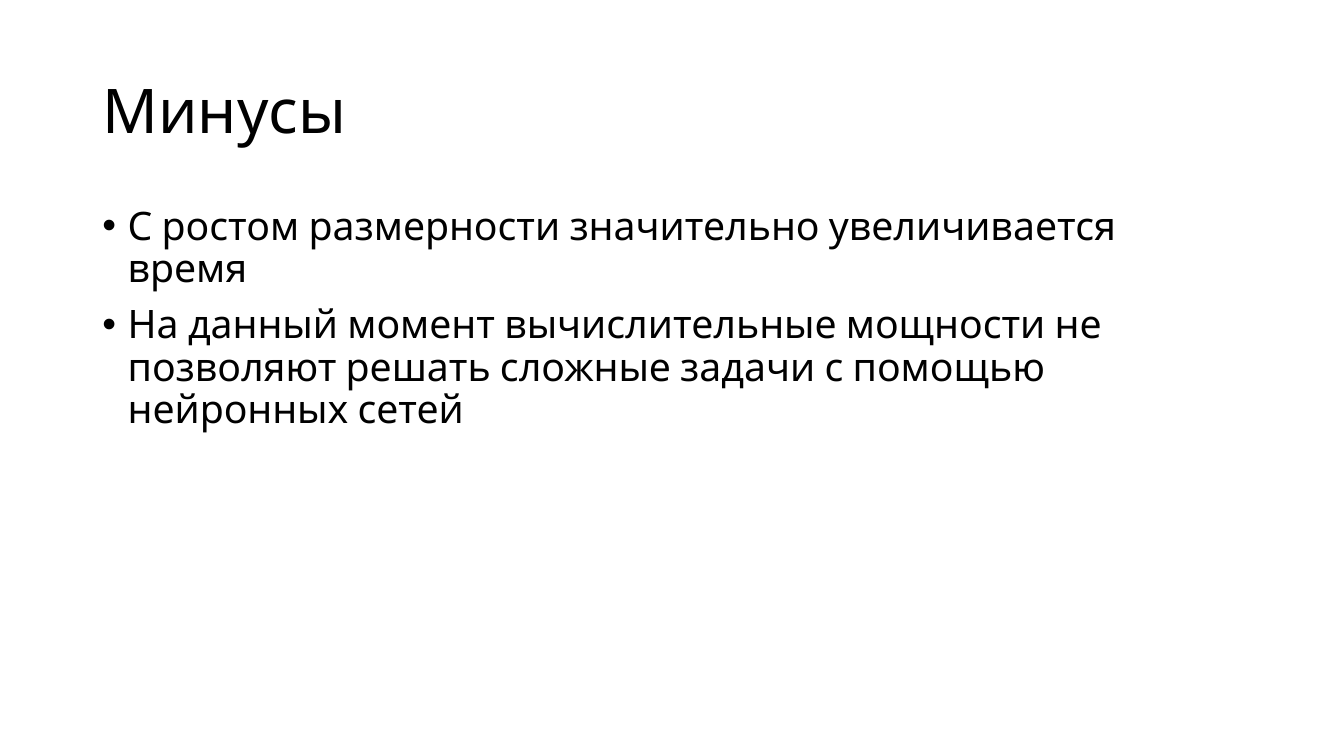
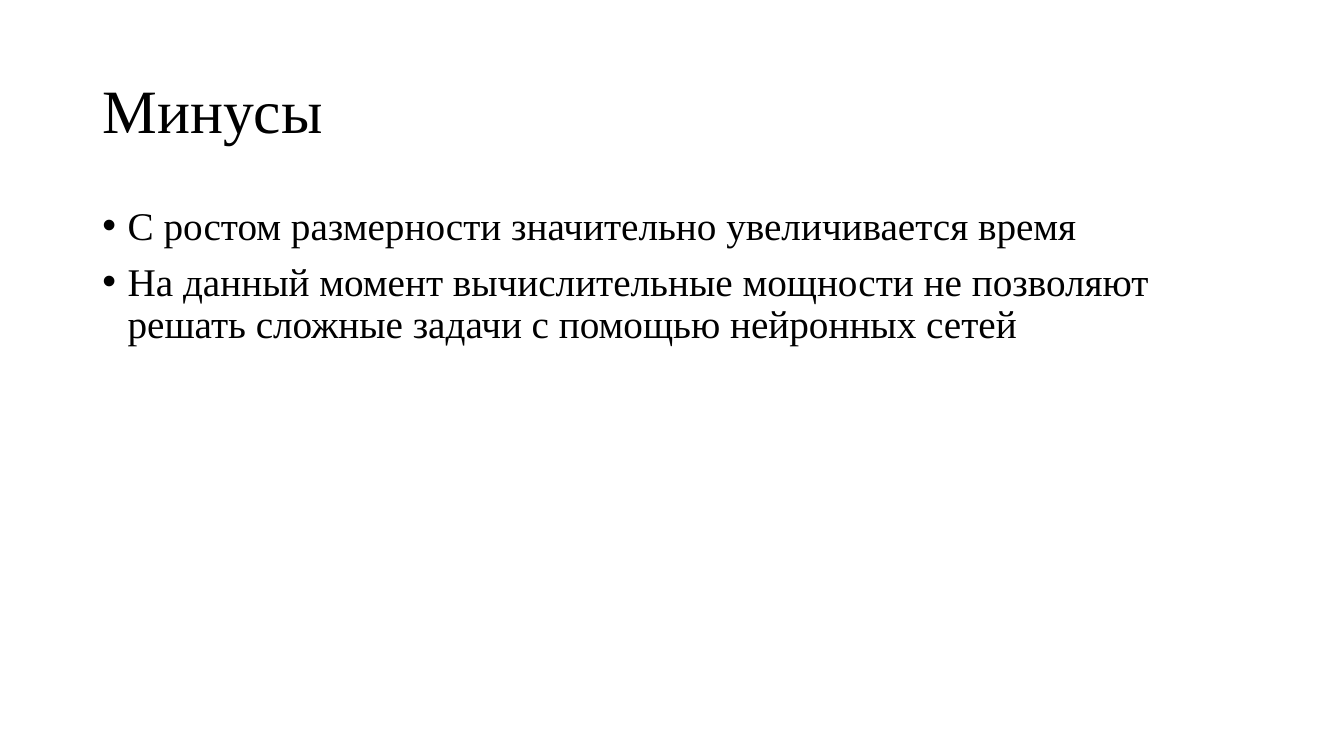
Before and after one commit to Ygrik2003/PINN_GL, a slide deck: slide 6 of src_latex/present.pptx. Drawn at 1344x756 pixels with LibreOffice and Linux fonts; fonts in the diff are those of the drawing. Boxes give left, top, right and bottom in pixels: in the first picture for what was removed or moved away, otherwise in the second. Text is boxed around its words. In the diff, an @@ line names an element or a change of style, - is before the commit and + after.

```diff
--- a/src_latex/present.pptx
+++ b/src_latex/present.pptx
@@ title "Минусы" at <box>102,92,322,144</box>: font Karla to Times New Roman @@
@@ text "С ростом размерности значительно увеличивается ..." at <box>128,214,1149,346</box>: font Karla to Times New Roman @@
```
Also in this commit, not shown: 4 other slides changed, 6 slides added.
